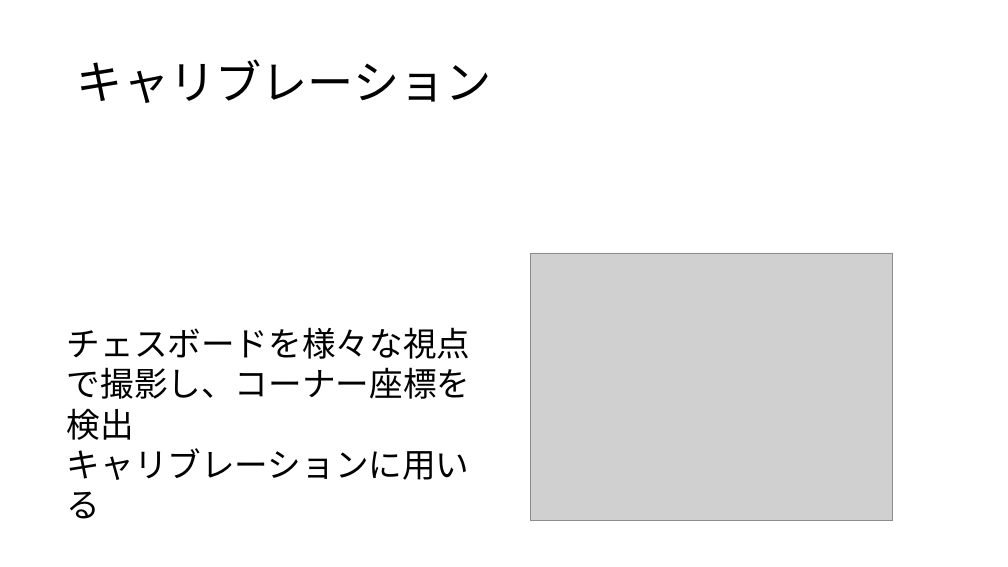
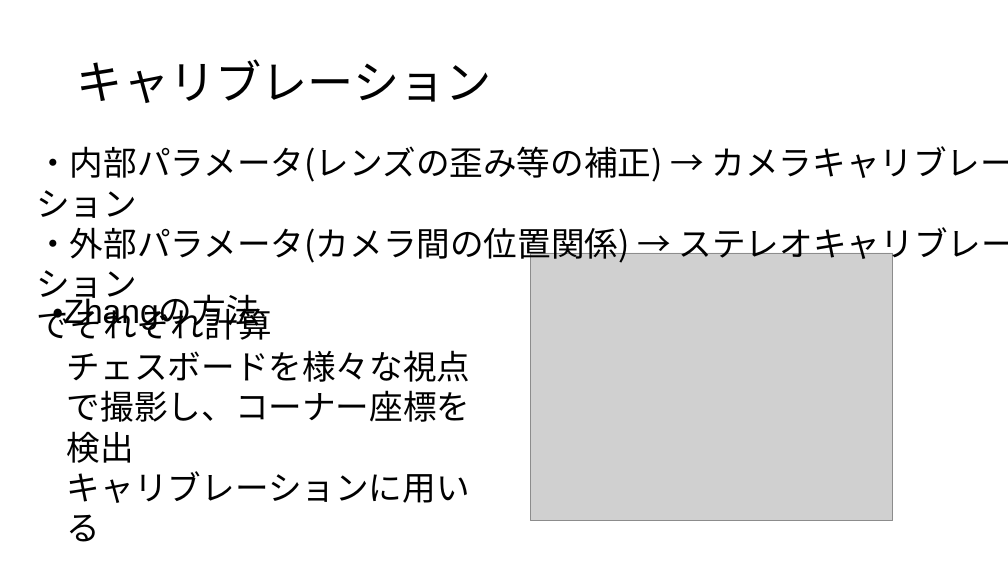
Before and after one commit to hagi711/Graduation-Research, a slide deck: slide 7 of 中間発表.pptx (slide 9 before the commit). Drawn at 1008x567 pixels with LibreOffice and Linux fonts; fonts in the diff are those of the drawing; grey boxes stand for pictures. Boxes give left, top, right and bottom in pixels: in the first picture for what was removed or moved away, otherwise in the second. Text is boxed around its words. In the diff, an @@ line names an element or a change of style, - is before the commit and + after.

```diff
--- a/中間発表.pptx
+++ b/中間発表.pptx
@@ text added at (36,146,1008,340), 32 pt, text #000000 @@
+・内部パラメータ(レンズの歪み等の補正) → カメラキャリブレーション
+・外部パラメータ(カメラ間の位置関係) → ステレオキャリブレーション
+でそれぞれ計算
@@ text added at (52,289,260,333), 32 pt, text #000000 @@
+・Zhangの方法
@@ text "チェスボードを様々な視点で撮影し、コーナー座標を検出": place and size @@
-text "チェスボードを様々な視点で撮影し、コーナー座標を検出" at (67,327,470,519)
+text "チェスボードを様々な視点で撮影し、コーナー座標を検出" at (67,350,470,542)
```
Also in this commit, not shown: 6 other slides changed, 1 slide added.
